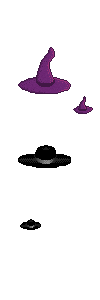
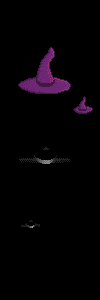
Before/after of a 100 × 300 layered artwork. What changed in the layer stack:
added layer "Calque 59 copie" in group "hat2" over <box>18,145,71,168</box>
painted on "Arrière-plan" over <box>0,0,100,300</box>
